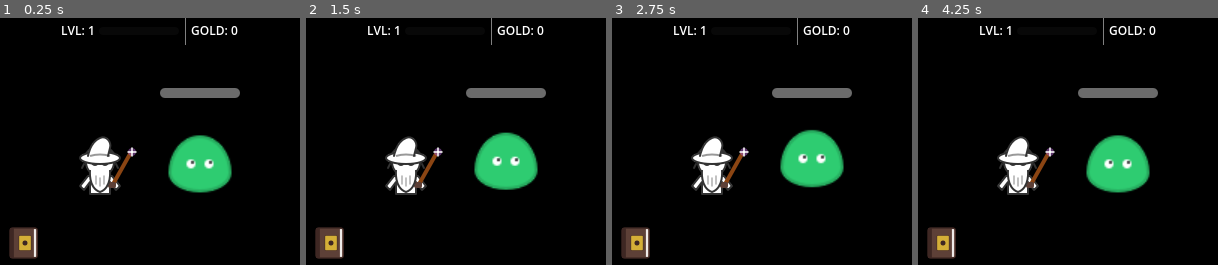
Above: before the commit, frames 1-4 (left to right).
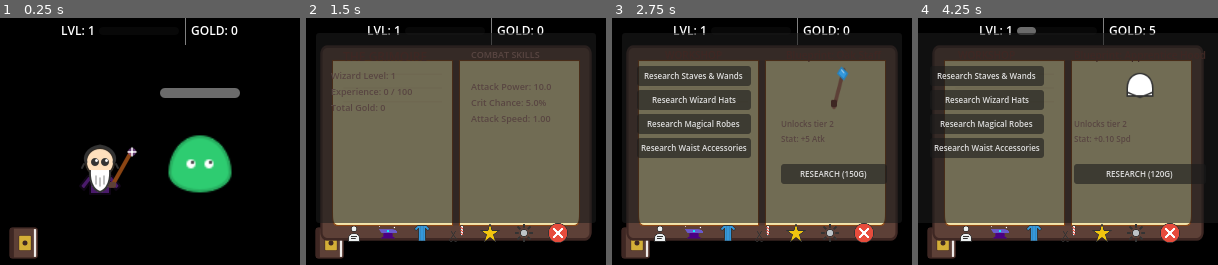
Above: after the commit, the same moments.

Repository: dgcarlucci/cast-lock
Game: Godot game, scene res://scenes/Main.tscn
Two runs of this game, one before a commit and one after it. Both use one fixed random seed, a clock stepped at 60 frames per second and the inputs below.
Inputs (mouse positions are in pixels of both pictures, inside the frame that each line leads up to):
- Up to frame 1 (0.25 s): no input
- Up to frame 2 (1.5 s): click (330, 242) at 0.5 s; click (354, 232) at 1.27 s
- Up to frame 3 (2.75 s): click (693, 232) at 2.02 s
- Up to frame 4 (4.25 s): click (999, 74) at 2.75 s, where only the run after the commit has a clickable "Research Staves & Wands"; click (999, 99) at 3.5 s, where only the run after the commit has a clickable "Research Wizard Hats"

The runs differ from the first frame. In frame 1, 1.4% of the frame differs, in the area x 26-41%, y 47-72%; in frame 2, 71%; in frame 3, 71%; in frame 4, 71%, in the area x 4-96%, y 3-92%.
Error before the commit: Parse Error: Could not parse global class "WizardStats" from "res://scripts/WizardStats.gd". (res://scripts/SaveManager.gd:5)

Commit message:
fix: remove duplicate variable declarations in WizardStats.gd

Diff:
--- a/scripts/WizardStats.gd
+++ b/scripts/WizardStats.gd
@@ -15,8 +15,8 @@
 @export var hat_color: Color = Color("4a1a6b") # Default purple
 @export var eye_color: Color = Color("000000") # Default black
 @export var hair_color: Color = Color("ffffff") # Default white/grey
-@export var robe_style: int = 0
-@export var hat_style: int = 0
+@export var hair_style: int = 1
+@export var beard_style: int = 1
 @export var robe_style: int = 0
 @export var hat_style: int = 0
 @export var main_hand_style: int = 1 # 0: None, 1: Wand, 2: Staff
@@ -30,7 +30,6 @@
 	"accessories": 0
 }
 
-
 @export_group("Spells")
 @export var active_spell_id: String = "magic_missile"
 @export var learned_spells: Dictionary = {
Not shown, added: resources/player/appearance/acc_bag.svg.import
Not shown, added: resources/player/appearance/acc_book.svg.import
Not shown, added: resources/player/appearance/acc_pouch.svg.import
Not shown, added: resources/player/appearance/acc_sword.svg.import
Not shown: 1 places in scenes/Main.tscn that only renumber resources
